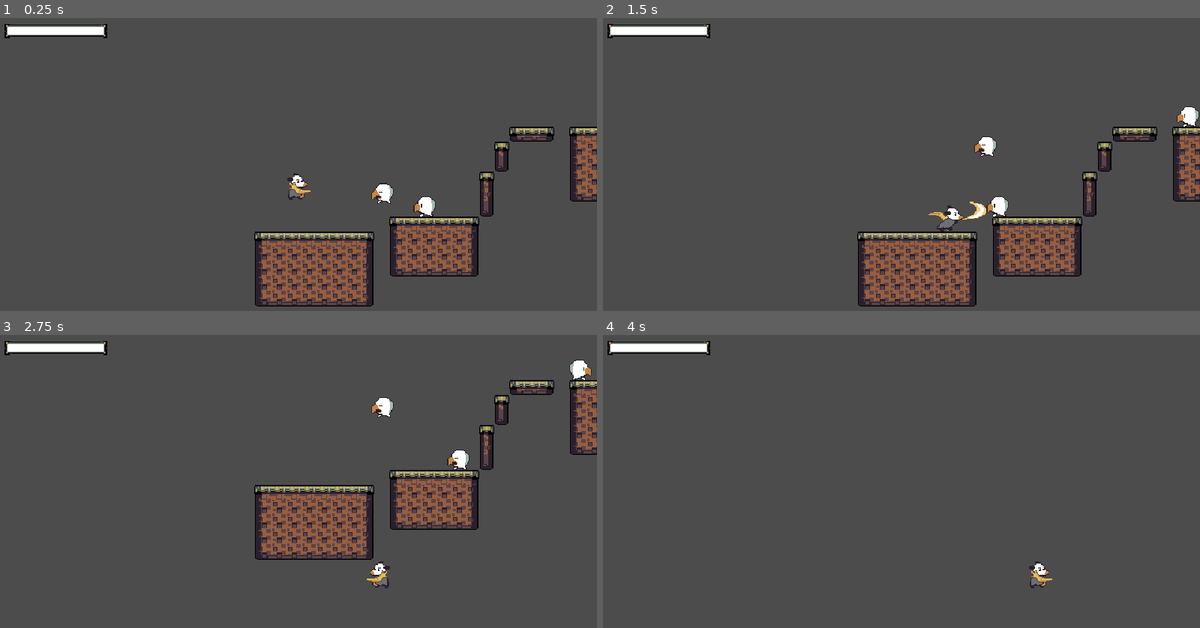
Above: before the commit, frames 1-4 (two rows, left to right).
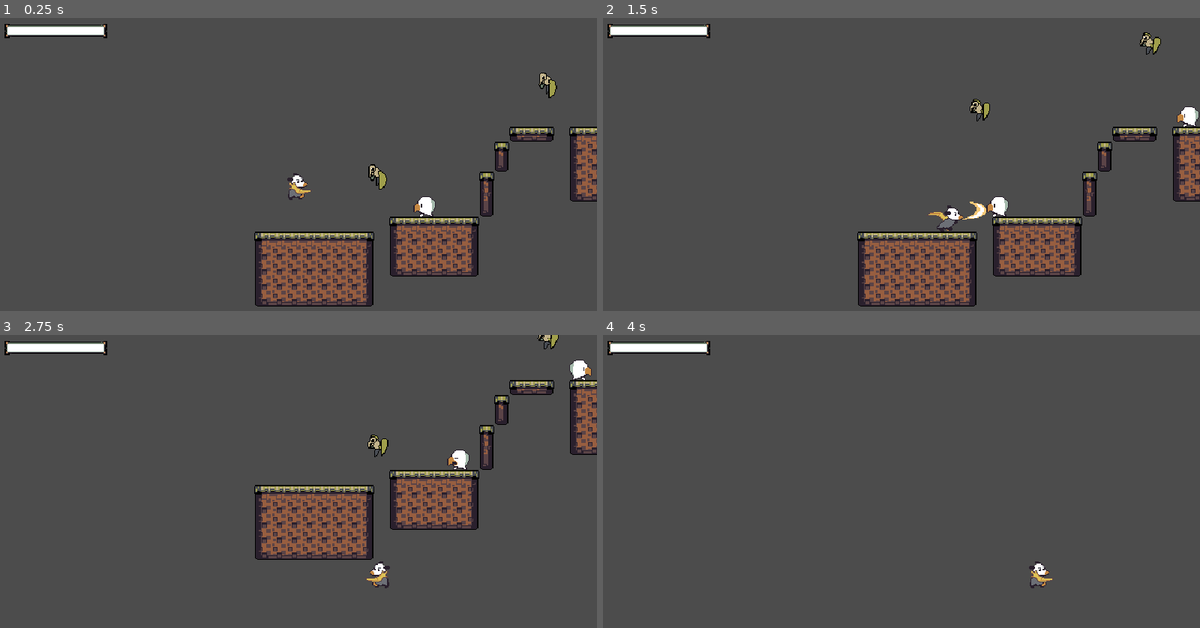
Above: after the commit, the same moments.

Repository: andhedrew/Didelphis
Game: Godot game, scene res://World.tscn
Two runs of this game, one before a commit and one after it. Both use one fixed random seed, a clock stepped at 60 frames per second and the inputs below.
Inputs:
- Up to frame 1 (0.25 s): no input
- Up to frame 2 (1.5 s): hold D (right) from 0.53 s (still down); tap X (attack) at 0.6, 1.35 s; tap Z (jump) at 0.77 s
- Up to frame 3 (2.75 s): tap Z (jump) at 1.52 s; release D (right) at 2.03 s; hold A (left) from 2.03 s (still down); tap X (attack) at 2.1 s
- Up to frame 4 (4 s): release A (left) at 2.78 s; hold D (right) from 2.78 s (still down); tap X (attack) at 2.85, 3.6 s; tap Z (jump) at 3.02, 3.77 s

The runs differ from the first frame. In frame 1, 0.5% of the frame differs, in the area x 61-94%, y 18-64%; in frame 2, 0.5%, in the area x 61-94%, y 4-48%; in frame 3, 0.4%; in frame 4, nothing differs.

Commit message:
Flying enemies follow paths

Diff:
--- a/Actors/Enemies/Bat/Bat.gd
+++ /dev/null
@@ -1,31 +0,0 @@
-extends BaseEnemy
-
-export var flight_time := 2
-var flight_timer := Timer.new()
-
-
-func _ready():
-	add_child(flight_timer)
-	flight_timer.one_shot = true
-	flight_timer.wait_time = flight_time
-	direction.y = 1
-	state = Enums.State.MOVE
-
-func _physics_process(delta):
-	state_timer()
-	switch_state()
-	move()
-
-func move_state():
-	if not flight_timer.is_stopped():
-		velocity.y = max_move_speed * direction.y
-		return
-
-	flight_timer.start()
-	direction = - direction
-
-
-func  hurt_state():
-	move_state()
-	if state_timer > 100:
-		state = Enums.State.MOVE
--- /dev/null
+++ b/Actors/Enemies/DandiRaven/DandiRaven.gd
@@ -0,0 +1,45 @@
+extends BaseEnemy
+
+export var flight_time := 2
+onready var path_follow: PathFollow2D
+var move_speed: float
+var lerped_move_speed: float
+var current_move_speed: float
+onready var offset_amount: float
+
+func _ready():
+	path_follow = get_parent()
+	offset_amount = path_follow.get_offset()
+	state = Enums.State.MOVE
+	move_speed = max_move_speed*0.05
+	lerped_move_speed = move_speed
+	current_move_speed = move_speed
+	global_rotation_degrees = 0
+	transform.x.x = 0
+	transform.y.y = 0
+
+func _physics_process(delta):
+
+	state_timer()
+	switch_state()
+
+	if path_follow.unit_offset < 0.05:
+		current_move_speed = move_speed
+	elif path_follow.unit_offset > 0.95:
+		current_move_speed = -move_speed
+
+
+	lerped_move_speed = lerp(lerped_move_speed, current_move_speed, 0.1)
+	path_follow.set_offset(path_follow.get_offset() + lerped_move_speed)
+
+
+
+func move_state():
+	animation_player.play("walk")
+
+
+
+func  hurt_state():
+	animation_player.play("hurt")
+	if state_timer > 30:
+		state = Enums.State.MOVE
--- a/Actors/Enemies/Bat/Bat.tscn
+++ b/Actors/Enemies/DandiRaven/DandiRaven.tscn
@@ -1,7 +1,7 @@
 [gd_scene load_steps=12 format=2]
 
-[ext_resource path="res://Actors/Enemies/Bat/Bat.gd" type="Script" id=1]
-[ext_resource path="res://Actors/Enemies/Paroot/Paroot.png" type="Texture" id=2]
+[ext_resource path="res://Actors/Enemies/DandiRaven/DandiRaven.gd" type="Script" id=1]
+[ext_resource path="res://Actors/Enemies/DandiRaven/DandiRaven.png" type="Texture" id=2]
 [ext_resource path="res://hitboxes/TakeDamageBox.tscn" type="PackedScene" id=4]
 [ext_resource path="res://hitboxes/hitbox.tscn" type="PackedScene" id=5]
 
@@ -27,7 +27,7 @@
 "times": PoolRealArray( 0 ),
 "transitions": PoolRealArray( 1 ),
 "update": 1,
-"values": [ 3 ]
+"values": [ 4 ]
 }
 
 [sub_resource type="Animation" id=13]
@@ -40,10 +40,10 @@
 tracks/0/imported = false
 tracks/0/enabled = true
 tracks/0/keys = {
-"times": PoolRealArray( 0, 0.2 ),
-"transitions": PoolRealArray( 1, 1 ),
+"times": PoolRealArray( 0, 0.1, 0.2, 0.3 ),
+"transitions": PoolRealArray( 1, 1, 1, 1 ),
 "update": 1,
-"values": [ 1, 2 ]
+"values": [ 0, 1, 2, 3 ]
 }
 
 [sub_resource type="Animation" id=11]
@@ -76,7 +76,7 @@
 "values": [ Color( 0.92549, 0.211765, 0.211765, 1 ), Color( 0.92549, 0.211765, 0.211765, 0 ), Color( 0.92549, 0.211765, 0.211765, 1 ), Color( 0.92549, 0.211765, 0.211765, 0 ), Color( 0.92549, 0.14902, 0.14902, 0.780392 ), Color( 1, 1, 1, 1 ) ]
 }
 
-[node name="Bat" type="KinematicBody2D"]
+[node name="DandiRaven" type="KinematicBody2D"]
 position = Vector2( -1, 0 )
 collision_layer = 4
 collision_mask = 5
@@ -125,7 +125,7 @@
 position = Vector2( -2, -14 )
 texture = ExtResource( 2 )
 hframes = 5
-frame = 3
+frame = 4
 
 [node name="AnimationPlayer" type="AnimationPlayer" parent="Model"]
 anims/hurt = SubResource( 14 )
@@ -136,6 +136,8 @@
 anims/RESET = SubResource( 11 )
 anims/take_damage = SubResource( 12 )
 
+[node name="PatrolPointA" type="Position2D" parent="."]
+
 [connection signal="area_entered" from="hurtbox" to="." method="when_hitbox_area_entered"]
 
 [editable path="hurtbox"]
--- a/Actors/player.gd
+++ b/Actors/player.gd
@@ -46,13 +46,14 @@
 	apply_gravity()
 	switch_state(input)
 
-	if state != Enums.State.DEAD and (input.x != 0 or input.y != 0):
-		handle_facing(input, facing)
+	if state != Enums.State.DEAD:
+		handle_facing(input)
 
 	if is_on_floor():
 		in_air_timer = 0
 	else:
 		in_air_timer  += 1
+
 
 
 func switch_state(input) -> void :
@@ -220,7 +221,7 @@
 			hurtbox.queue_free()
 
 
-func handle_facing(input, facing) -> void:
+func handle_facing(input) -> void:
 	if input.y == 0:
 		if input.x > 0:
 			facing = Enums.Facing.RIGHT
--- a/World.tscn
+++ b/World.tscn
@@ -1,14 +1,24 @@
-[gd_scene load_steps=10 format=2]
+[gd_scene load_steps=12 format=2]
 
 [ext_resource path="res://Actors/Player.tscn" type="PackedScene" id=1]
 [ext_resource path="res://Weapons/BaseWeapon.tscn" type="PackedScene" id=2]
 [ext_resource path="res://Tileset.tres" type="TileSet" id=3]
 [ext_resource path="res://World.gd" type="Script" id=4]
-[ext_resource path="res://Actors/Enemies/Bat/Bat.tscn" type="PackedScene" id=5]
+[ext_resource path="res://Actors/Enemies/DandiRaven/DandiRaven.tscn" type="PackedScene" id=5]
 [ext_resource path="res://Weapons/Projectiles/projectile.tscn" type="PackedScene" id=6]
 [ext_resource path="res://Actors/Enemies/Paroot/Paroot.tscn" type="PackedScene" id=7]
-[ext_resource path="res://UI/ornate-theme.tres" type="Theme" id=8]
+[ext_resource path="res://UI/thistledown-theme.tres" type="Theme" id=8]
 [ext_resource path="res://HealthBar.gd" type="Script" id=9]
+
+[sub_resource type="Curve2D" id=1]
+_data = {
+"points": PoolVector2Array( 0, 0, 0, 0, 311, -91, 0, 0, 0, 0, 310, -186 )
+}
+
+[sub_resource type="Curve2D" id=2]
+_data = {
+"points": PoolVector2Array( 0, 0, 0, 0, 311, -91, 0, 0, 0, 0, 312.347, -112.889, 0, 0, 0, 0, 311, -171 )
+}
 
 [node name="World" type="Node"]
 script = ExtResource( 4 )
@@ -24,11 +34,6 @@
 
 [node name="Paroot2" parent="." instance=ExtResource( 7 )]
 position = Vector2( 565, -178 )
-
-[node name="Bat" parent="." instance=ExtResource( 5 )]
-position = Vector2( 312, -85 )
-scale = Vector2( -1, 1 )
-max_move_speed = 40
 
 [node name="Player" parent="." instance=ExtResource( 1 )]
 
@@ -53,4 +58,60 @@
 percent_visible = false
 script = ExtResource( 9 )
 
+[node name="MovementPath" type="Path2D" parent="."]
+curve = SubResource( 1 )
+
+[node name="PathFollow2D" type="PathFollow2D" parent="MovementPath"]
+position = Vector2( 311, -91 )
+rotation = -1.55671
+rotate = false
+
+[node name="DandiRaven" parent="MovementPath/PathFollow2D" instance=ExtResource( 5 )]
+position = Vector2( 0, 0 )
+rotation = 1.55671
+scale = Vector2( 1, 1 )
+
+[node name="MovementPath2" type="Path2D" parent="."]
+position = Vector2( 180, -98 )
+curve = SubResource( 2 )
+
+[node name="PathFollow2D" type="PathFollow2D" parent="MovementPath2"]
+position = Vector2( 311, -91 )
+rotation = -1.55671
+rotate = false
+
+[node name="DandiRaven" parent="MovementPath2/PathFollow2D" instance=ExtResource( 5 )]
+position = Vector2( 0, 0 )
+rotation = 1.55671
+scale = Vector2( 1, 1 )
+
+[node name="MovementPath3" type="Path2D" parent="."]
+position = Vector2( 441, -82 )
+curve = SubResource( 2 )
+
+[node name="PathFollow2D" type="PathFollow2D" parent="MovementPath3"]
+position = Vector2( 311.838, -134.83 )
+rotation = -1.55671
+offset = 43.89
+rotate = false
+
+[node name="DandiRaven" parent="MovementPath3/PathFollow2D" instance=ExtResource( 5 )]
+position = Vector2( 0, 0 )
+rotation = 1.55671
+scale = Vector2( 1, 1 )
+
+[node name="MovementPath4" type="Path2D" parent="."]
+position = Vector2( 501, -82 )
+curve = SubResource( 2 )
+
+[node name="PathFollow2D" type="PathFollow2D" parent="MovementPath4"]
+position = Vector2( 311, -91 )
+rotation = -1.55671
+rotate = false
+
+[node name="DandiRaven" parent="MovementPath4/PathFollow2D" instance=ExtResource( 5 )]
+position = Vector2( 0, 0 )
+rotation = 1.55671
+scale = Vector2( 1, 1 )
+
 [editable path="Player/BaseWeapon"]
Binary file added: Actors/Enemies/DandiRaven/DandiRaven.png
Not shown, added: Actors/Enemies/DandiRaven/DandiRaven.png.import
Renamed: UI/ornate-theme.tres -> UI/thistledown-theme.tres
